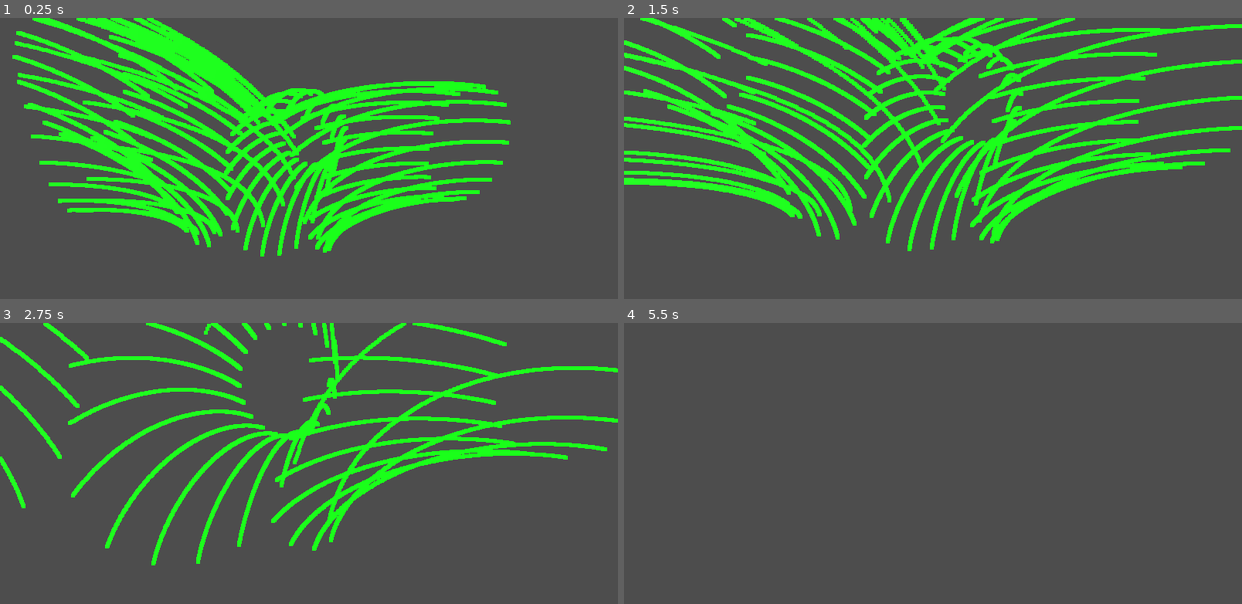
Above: before the commit, frames 1-4 (two rows, left to right).
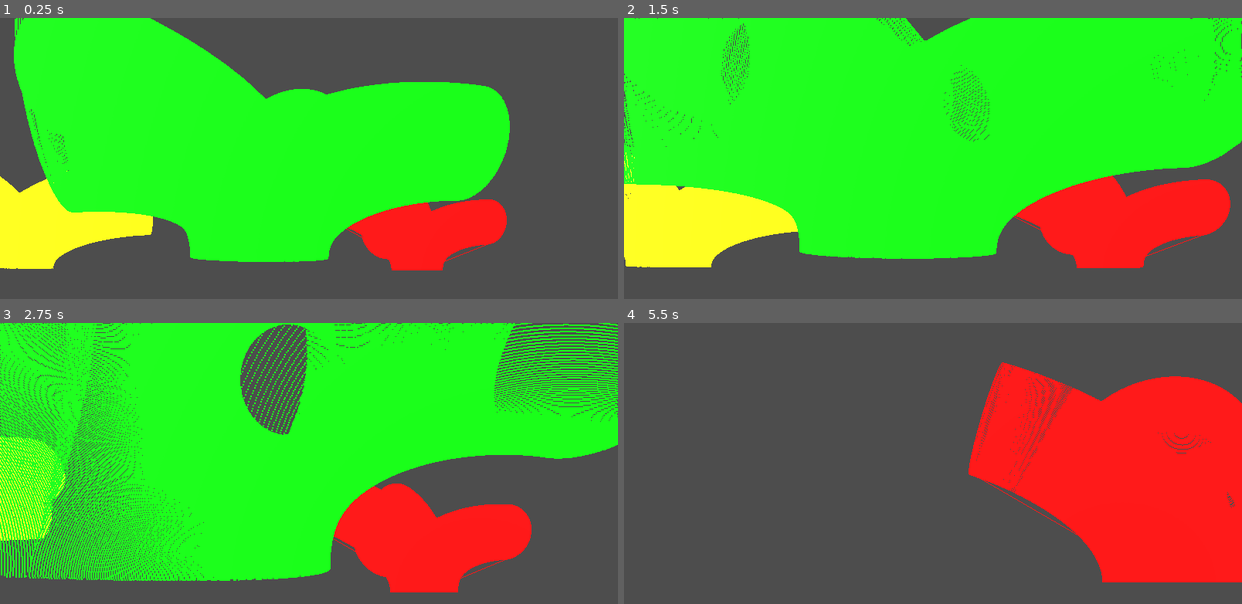
Above: after the commit, the same moments.

Repository: EpEpDragon/Modules
Game: Godot game, scene res://meshing_test.tscn
The game is run twice, just before and just after one commit, with the same random seed, the same clock (stepped at 60 frames per second) and the same inputs.
Inputs (mouse positions are in pixels of both pictures, inside the frame that each line leads up to):
- Up to frame 1 (0.25 s): no input
- Up to frame 2 (1.5 s): tap Enter at 0.5 s; move the mouse to (963, 262) at 0.52 s; hold W (move_forward) from 0.53 s (still down); move the mouse to (902, 268) at 1.27 s
- Up to frame 3 (2.75 s): keep holding W (move_forward); move the mouse to (321, 561) at 2.02 s
- Up to frame 4 (5.5 s): keep holding W (move_forward); move the mouse to (926, 578) at 2.77 s; move the mouse to (976, 575) at 3.52 s; move the mouse to (883, 564) at 4.27 s; move the mouse to (939, 570) at 5.02 s

The runs differ from the first frame. In frame 1, 32% of the frame differs, in the area x 0-83%, y 0-90%; in frame 2, 57%; in frame 3, 62%, in the area x 0-100%, y 0-96%; in frame 4, 25%.

Commit message:
add line segment generation and drawing

Diff:
--- a/TreeGen/meshing_test.gd
+++ b/TreeGen/meshing_test.gd
@@ -1,10 +1,12 @@
 extends Node3D
 
 @export var bake_interval = 0.01
-@export var padding = 0.02
+@export var padding = 0.00
 var debug_draw
-var res = 5
-var point_cloud = DebugDraw2.new_point_cloud(Vector3.ZERO, 5, Color.GREEN)
+var circ_res = 120
+var point_cloud = DebugDraw2.new_point_cloud(Vector3.ZERO, 2, Color.GREEN)
+var color_arr = [Color.CYAN, Color.BLUE_VIOLET, Color.DARK_BLUE, Color.GREEN, Color.ORANGE_RED]
+var line_segment = DebugDraw2.new_line_seg(Vector3(0,0,-5),Color.RED)
 
 
 func _ready():
@@ -13,8 +15,18 @@
 #	for p in portals:
 #		if p != null:
 #			point_cloud.add_point(gen_circle(p[0], p[1], p[2],res))
-	point_cloud.set_cloud(generate_cloud(curves,0.5))
+	var cloud = generate_cloud(curves,0.5)
+	point_cloud.set_cloud(cloud)
 	point_cloud.construct()
+
+	line_segment.set_points(cloud)
+	line_segment.construct()
+
+	var lines = generate_line_segments(curves,0.5)
+	for l in lines:
+		var line_seg = DebugDraw2.new_line_seg(Vector3(-5,0,0),Color.YELLOW)
+		line_seg.set_points(l)
+		line_seg.construct()
 
 # Generates the tightest portals from given curves (Limited by bake interval)
 # return portals : [point, radius, normal, point index on curve]
@@ -43,16 +55,16 @@
 				prev2 = points2[p2]
 				if is_touching(n_b,points1[p1],points2[p2],n1,n2,r1,r1):
 #					pass
-					point_cloud.add_point(gen_circle(points1[p1], r1, n1,res))
-					point_cloud.add_point(gen_circle(points2[p2], r1, n2,res))
+					point_cloud.add_point(gen_circle(points1[p1], r1, n1,circ_res))
+					point_cloud.add_point(gen_circle(points2[p2], r1, n2,circ_res))
 				else:
 
 					if portals[c1+1] == null || portals[c1+1][3] < p1:
 						portals[c1+1] = [points1[p1], r1, n1, p1]
 					if portals[c2+2+c1] == null || portals[c2+2+c1][3] < p2:
 						portals[c2+2+c1] = [points2[p2], r1, n2, p2]
-#					point_cloud.add_point(gen_circle(points1[p1], r1, n1,res))
-#					point_cloud.add_point(gen_circle(points2[p2], r1, n2,res))
+#					point_cloud.add_point(gen_circle(points1[p1], r1, n1,circ_res))
+#					point_cloud.add_point(gen_circle(points2[p2], r1, n2,circ_res))
 					break
 
 
@@ -71,7 +83,7 @@
 func generate_cloud(curves,r):
 	for c in curves:
 		c.set_bake_interval(bake_interval)
-	var cloud:PackedVector3Array
+	var cloud:PackedVector3Array = []
 	var n_b = Vector3(0,1,0)
 	for c_i1 in range(curves.size()):
 		print(range(curves.size()))
@@ -80,7 +92,35 @@
 		for s_i1 in range(s_pos1.size()):
 			var n1 = (s_pos1[s_i1] - prev1).normalized()
 			prev1 = s_pos1[s_i1]
-			var p1 = gen_circle(s_pos1[s_i1], r,n1,res)
+			var p1 = gen_circle(s_pos1[s_i1], r,n1,circ_res)
+			var use_point = []
+			for i in p1:
+				use_point.push_back(true)
+			for c_i2 in range(curves.size()):
+				if c_i1 != c_i2:
+					var s_pos2 = curves[c_i2].get_baked_points() # sphere points 2
+					var s_i2 = min(s_i1,s_pos2.size()-1)
+					for p_i in range(p1.size()):
+						if is_point_in_sphere(p1[p_i],s_pos2[s_i2],r+padding):
+							use_point[p_i] = false
+			for i in range(use_point.size()):
+				if use_point[i]:
+					cloud.push_back(p1[i])
+	return cloud
+
+func generate_line_segments(curves,r):
+	for c in curves:
+		c.set_bake_interval(bake_interval)
+	var lines = []
+	var n_b = Vector3(0,1,0)
+	for c_i1 in range(curves.size()):
+		var s_pos1 = curves[c_i1].get_baked_points() # sphere points 1
+		var prev1 = -n_b
+		for s_i1 in range(s_pos1.size()):
+			var line_points:PackedVector3Array
+			var n1 = (s_pos1[s_i1] - prev1).normalized()
+			prev1 = s_pos1[s_i1]
+			var p1 = gen_circle(s_pos1[s_i1], r,n1,circ_res)
 			var use_point = []
 			for i in p1:
 				use_point.push_back(true)
@@ -94,8 +134,19 @@
 							use_point[p_i] = false
 			for i in range(use_point.size()):
 				if use_point[i]:
-					cloud.push_back(p1[i])
-	return cloud
+					line_points.push_back(p1[i])
+					if i == use_point.size()-1 :
+						lines.append(line_points)
+						var line_seg = DebugDraw2.new_line_seg(Vector3(0,0,5),color_arr[c_i1])
+						line_seg.set_points(line_points)
+						line_seg.construct()
+					elif use_point[i+1] == false:
+						lines.append(line_points)
+						var line_seg = DebugDraw2.new_line_seg(Vector3(0,0,5),color_arr[c_i1])
+						line_seg.set_points(line_points)
+						line_seg.construct()
+						line_points = []
+	return lines
 
 func is_point_in_sphere(p_pos, s_pos, r):
 	return (p_pos - s_pos).length() < r
@@ -104,12 +155,12 @@
 func gen_circle(pos:Vector3, r:float, n:Vector3, res:int):
 	var rot = 0
 	var step = PI/2/res
-	var points:PackedVector3Array
+	var points:PackedVector3Array = []
 	var point = (Vector3.UP).cross(n).cross(n)
 	if (point == Vector3.ZERO): point = r*Vector3.FORWARD #will need info to align this correctly
 	else: point *=  r/point.length()
 	for i in range(4*res):
 		points.append(point.rotated(n, rot)+pos)
 		rot+=step
-#	points.append(points[0]) #this is only necessary to complete the circle if points are used to generate lines
+	points.append(points[0]) #this is only necessary to complete the circle if points are used to generate lines
 	return points
